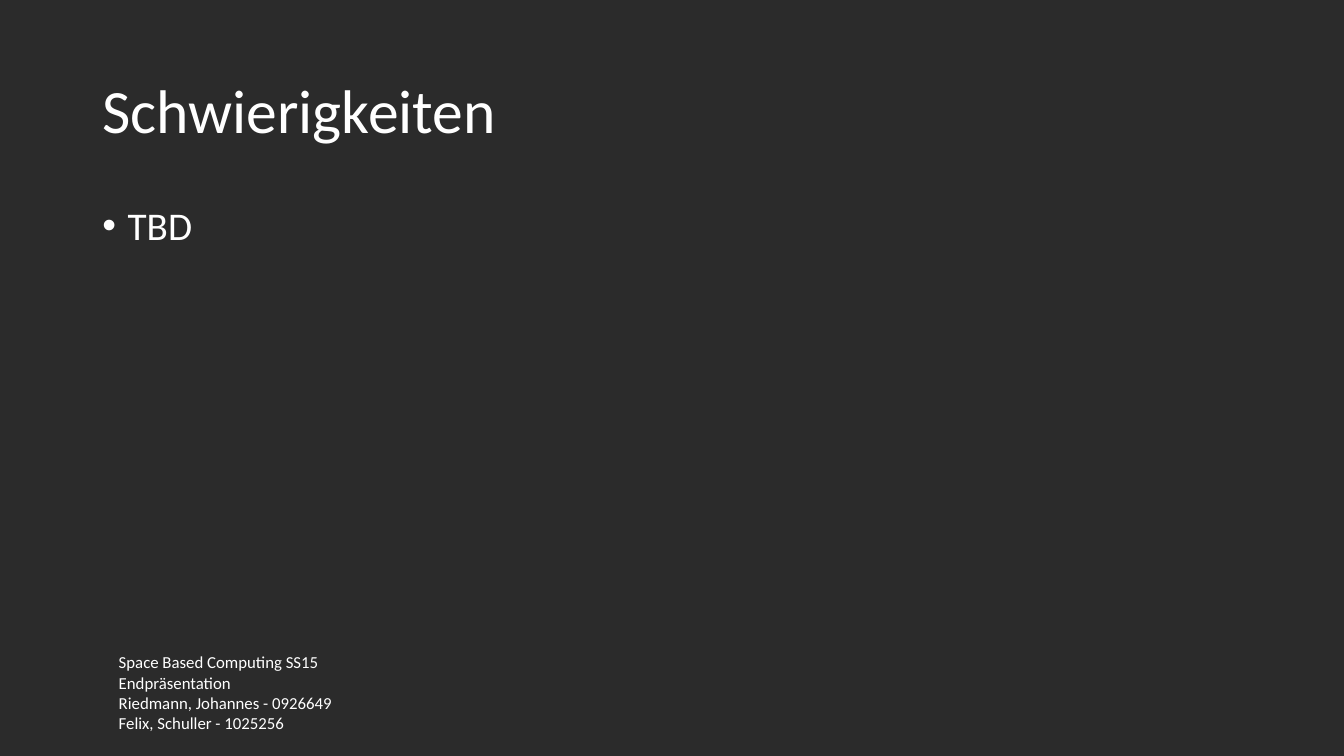
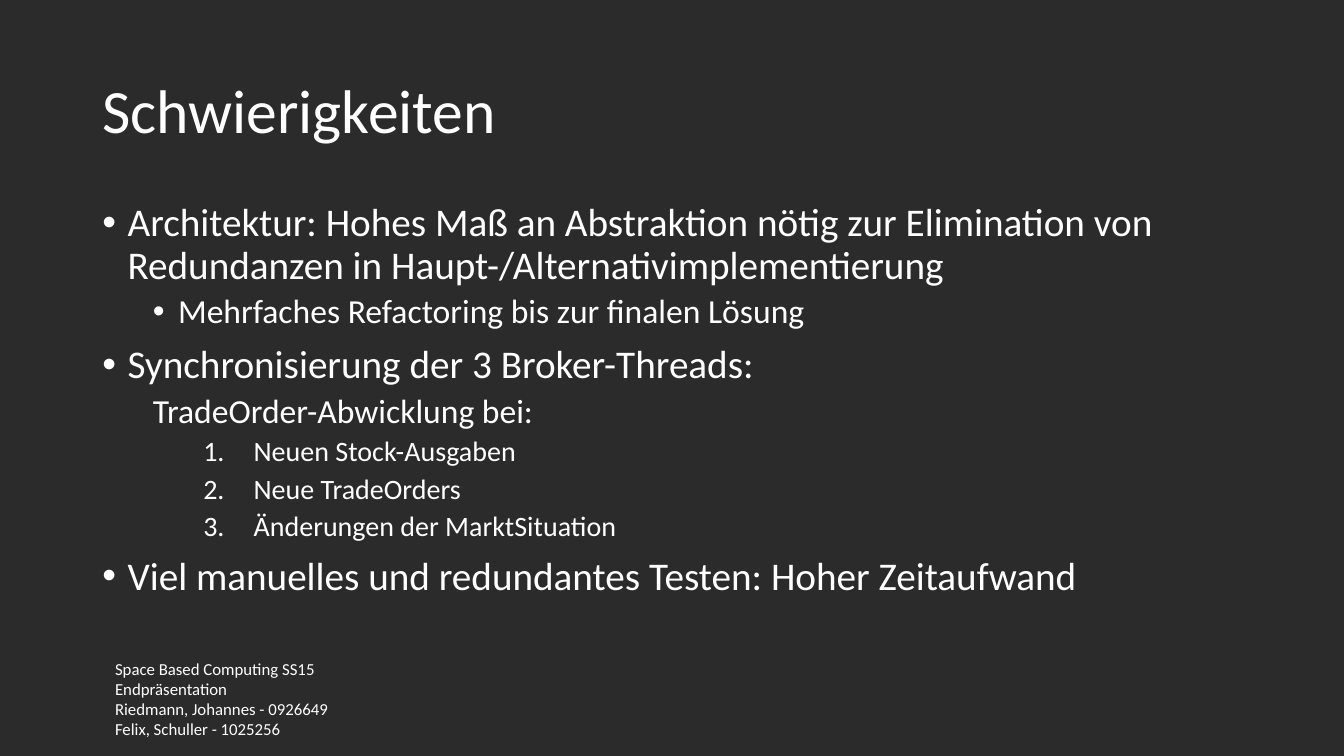
Before and after one commit to fexman/SpaceBasedSS15GsiLuetNit, a slide deck: slide 10 of presentation/presentation.pptx. Drawn at 1344x756 pixels with LibreOffice and Linux fonts; fonts in the diff are those of the drawing; background and template pictures are left out; a plain dark background stands for a picture behind light text. Boxes give left, top, right and bottom in pixels: in the first picture for what was removed or moved away, otherwise in the second. Text is boxed around its words. In the diff, an @@ line names an element or a change of style, - is before the commit and + after.

```diff
--- a/presentation/presentation.pptx
+++ b/presentation/presentation.pptx
@@ text at <box>128,208,1153,591</box>: text changed @@
-• TBD
+• Architektur: Hohes Maß an Abstraktion nötig zur Elimination von Redundanzen in Haupt-/Alternativimplementierung
+  • Mehrfaches Refactoring bis zur finalen Lösung
+• Synchronisierung der 3 Broker-Threads:
+  TradeOrder-Abwicklung bei:
+    1. Neuen Stock-Ausgaben
+    2. Neue TradeOrders
+    3. Änderungen der MarktSituation
+• Viel manuelles und redundantes Testen: Hoher Zeitaufwand
@@ text "Space Based Computing SS15": place and size @@
-text "Space Based Computing SS15" at <box>119,656,332,731</box>
+text "Space Based Computing SS15" at <box>115,663,328,737</box>
```
Also in this commit, not shown: 11 other slides changed.
